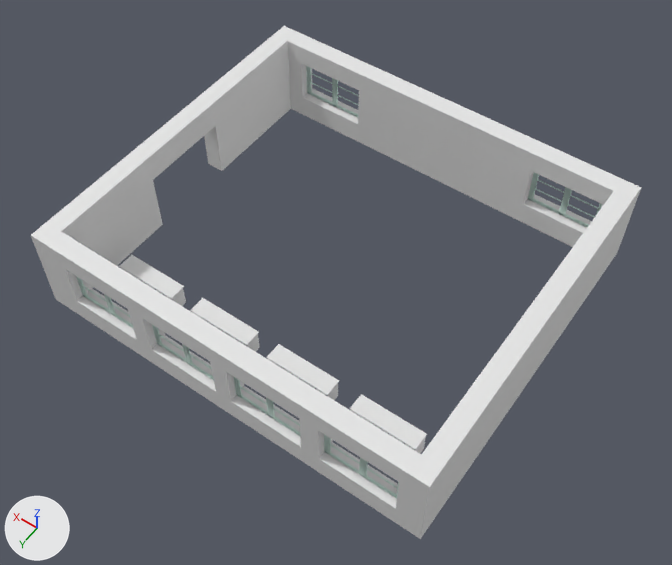
A saved change to the Blender file ProyectoFinal/Models/Salon/Salon.blend.
One viewpoint serves both versions: a 50 mm lens placed at (-37.6, 47.0, 76.2), pointed at (-4.1, 0.2, 2.7). The axes (+X, +Y, +Z) are drawn at lower left. The lights are the same throughout.

The first picture shows 'Cube', 'Desktop1', 'Desktop2', 'Desktop3', 'Desktop4', 'Ventanas'.
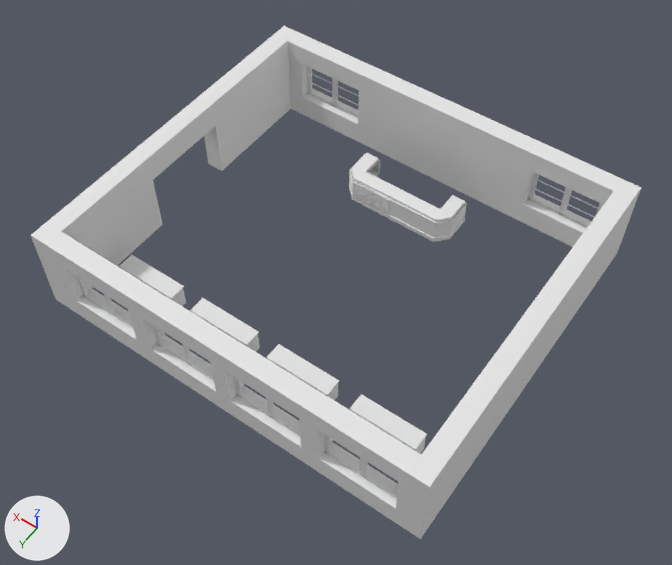
Pixel boxes (x1, y1, x2, y2) of what changed, in the pictures (672 x 565 px):
'EscritorioProfe', added: after (349, 153, 467, 242)
'Ventanas', recoloured: (76, 66, 602, 498) in both

The change in detail:
me_cube_005 has 864 vertices, 588 faces and spans x -488.0..60.0, y -675.0..2.0, z -1.0..1.0.
me_cube_005 no longer uses material mat_material_001 (white #d5eee6).
Mesh me_mesh_004 is new.
It has 2695 vertices, 3588 faces and spans x -31.0..25.0, y -136.0..30.0, z -19.0..21.0.
Object 'EscritorioProfe' (ob_escritorioprofe) is new; it shows me_mesh_004.
Its location is (-7.1, -14.1, 1.6).
Its rotation in degrees is (0, 0, 270).
Its scale is (-0.08, -0.08, -0.08).
